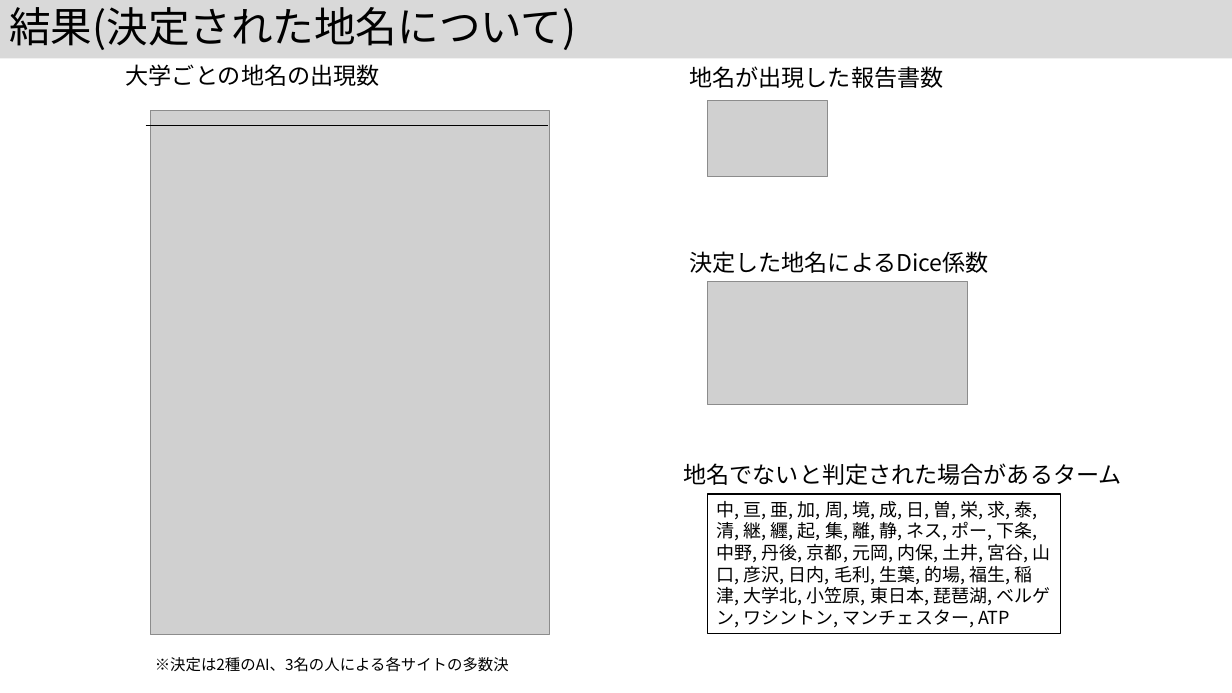
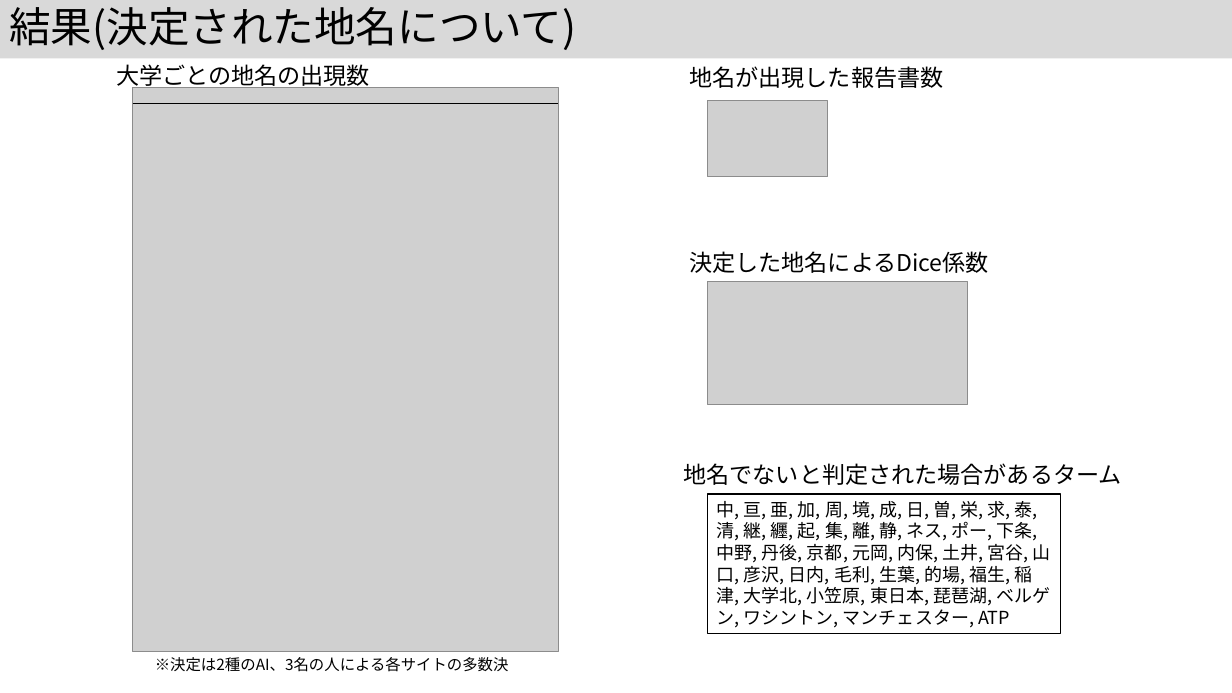
Before and after one commit to kouamano/nihongo-region-name-extract, a slide deck: slide 17 of jsik2026taikai_rev.pptx. Drawn at 1232x693 pixels with LibreOffice and Linux fonts; fonts in the diff are those of the drawing; grey boxes stand for pictures. Boxes give left, top, right and bottom in pixels: in the first picture for what was removed or moved away, otherwise in the second. Text is boxed around its words. In the diff, an @@ line names an element or a change of style, - is before the commit and + after.

```diff
--- a/jsik2026taikai_rev.pptx
+++ b/jsik2026taikai_rev.pptx
@@ text "大学ごとの地名の出現数" rewrapped from [126,64,380,86] to [116,64,370,90] @@
@@ picture: place and size @@
-picture at [150,111,549,635]
+picture at [132,88,558,653]
@@ line moved from (146, 126) - (548, 126) to (132, 104) - (558, 104) @@
```
Also in this commit, not shown: 4 other slides changed.
